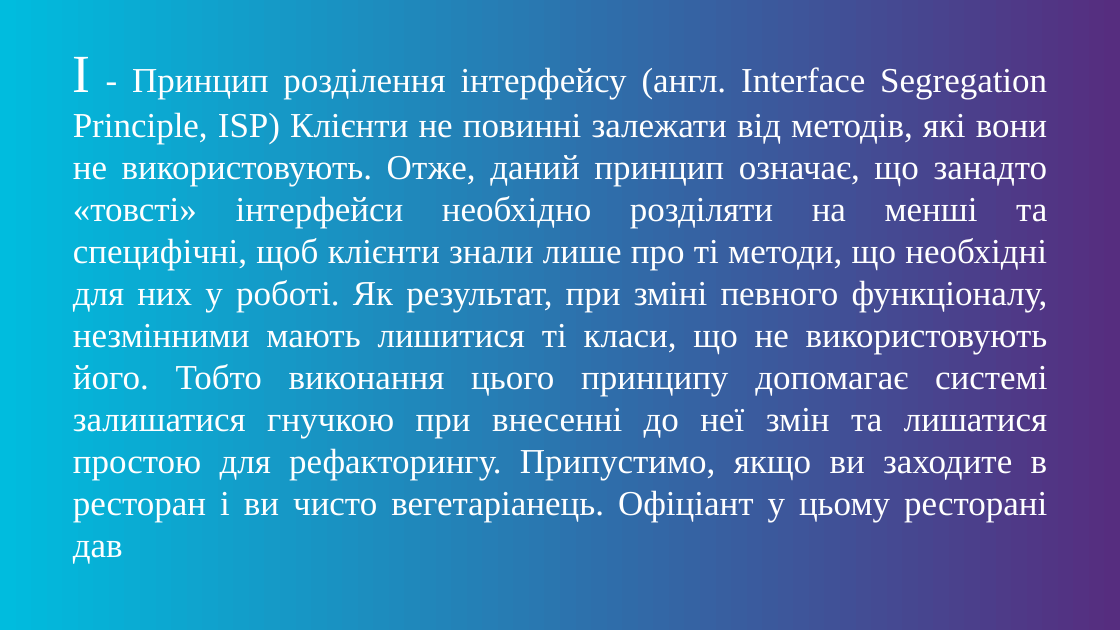
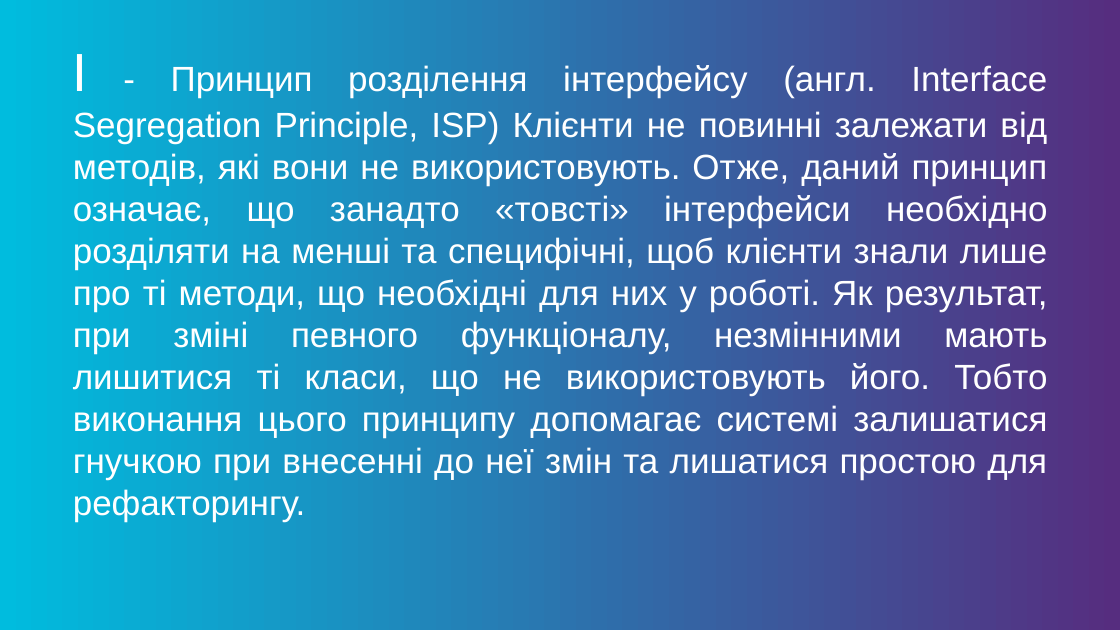
Before and after one commit to idzhersh/HomeWork, a slide deck: slide 27 of clean coding 2020.pptx (slide 31 before the commit). Drawn at 1120x630 pixels with LibreOffice and Linux fonts; fonts in the diff are those of the drawing; background and template pictures are left out. Boxes give left, top, right and bottom in pixels: in the first picture for what was removed or moved away, otherwise in the second. Text is boxed around its words. In the diff, an @@ line names an element or a change of style, - is before the commit and + after.

```diff
--- a/clean coding 2020.pptx
+++ b/clean coding 2020.pptx
@@ text at (x1=73, y1=54, x2=1048, y2=522): text changed; font Times New Roman to Arial @@
-I - Принцип розділення інтерфейсу (англ. Interface Segregation Principle, ISP) Клієнти не повинні залежати від методів, які вони не використовують. Отже, даний принцип означає, що занадто «товсті» інтерфейси необхідно розділяти на менші та специфічні, щоб клієнти знали лише про ті методи, що необхідні для них у роботі. Як результат, при зміні певного функціоналу, незмінними мають лишитися ті класи, що не використовують його. Тобто виконання цього принципу допомагає системі залишатися гнучкою при внесенні до неї змін та лишатися простою для рефакторингу. Припустимо, якщо ви заходите в ресторан і ви чисто вегетаріанець. Офіціант у цьому ресторані дав
+I - Принцип розділення інтерфейсу (англ. Interface Segregation Principle, ISP) Клієнти не повинні залежати від методів, які вони не використовують. Отже, даний принцип означає, що занадто «товсті» інтерфейси необхідно розділяти на менші та специфічні, щоб клієнти знали лише про ті методи, що необхідні для них у роботі. Як результат, при зміні певного функціоналу, незмінними мають лишитися ті класи, що не використовують його. Тобто виконання цього принципу допомагає системі залишатися гнучкою при внесенні до неї змін та лишатися простою для рефакторингу.
```
Also in this commit, not shown: 7 other slides changed, 1 slide added, 6 slides removed, 1 other file.
